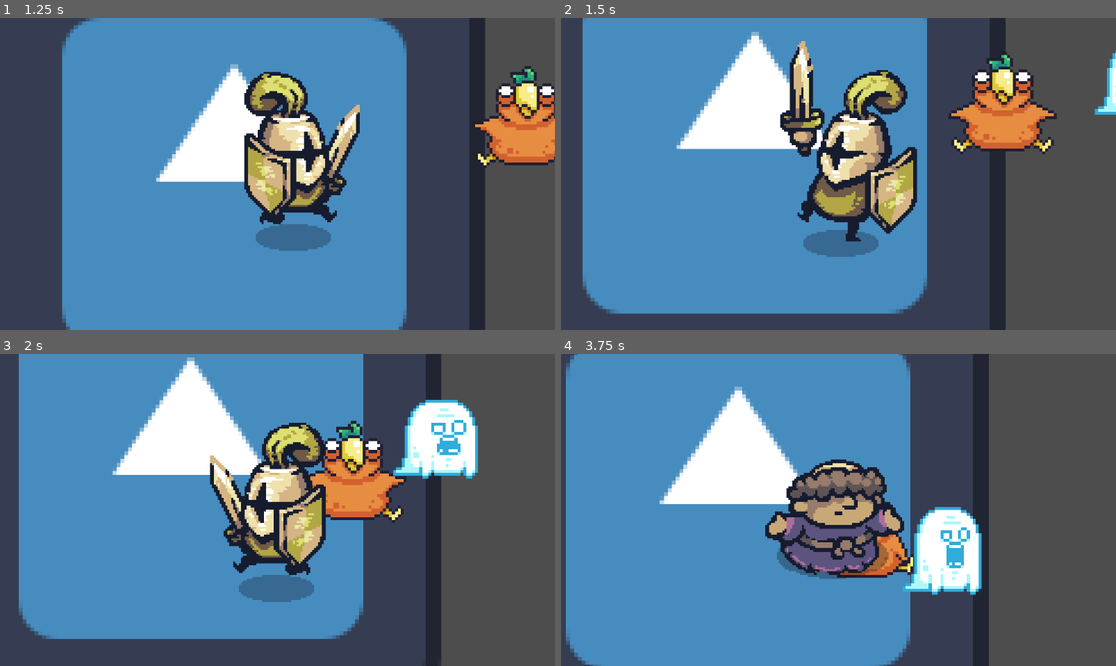
Above: before the commit, frames 1-4 (two rows, left to right).
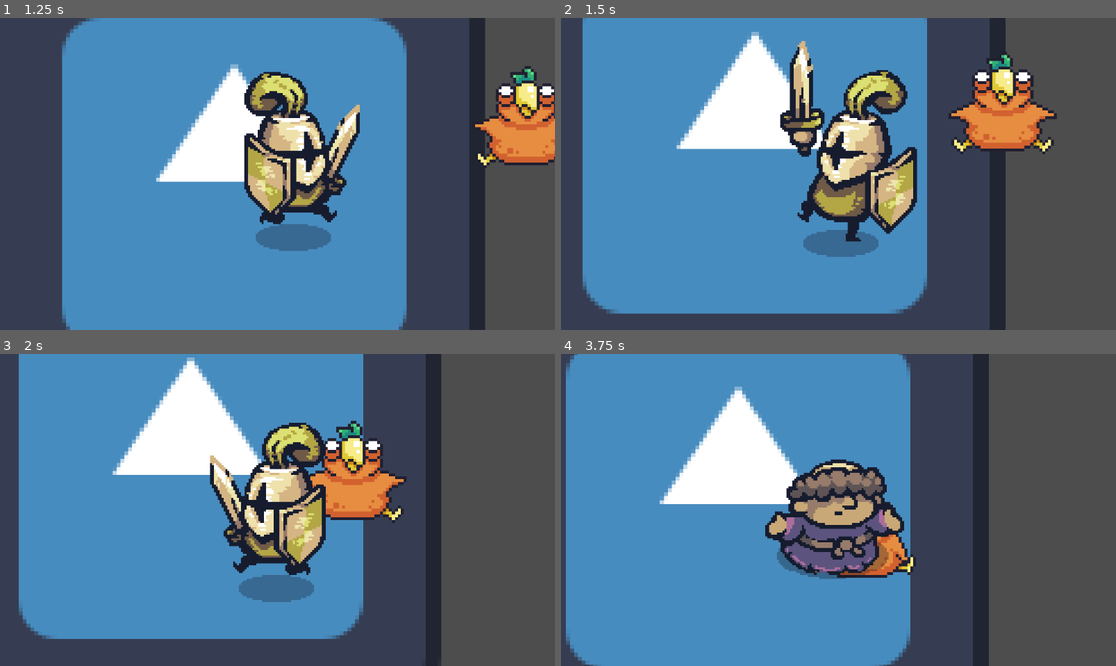
Above: after the commit, the same moments.

Repository: ccxavi/echoes
Game: Godot game, scene res://scenes/game.tscn
The game is run twice, just before and just after one commit, with the same random seed, the same clock (stepped at 60 frames per second) and the same inputs. The engine's default icon, where the game draws it, is replaced by a stand-in: a white triangle on a blue panel in a dark square.
Inputs (mouse positions are in pixels of both pictures, inside the frame that each line leads up to):
- Up to frame 1 (1.25 s): move the mouse to (399, 158) at 0.52 s; hold D (move_right) from 0.53 s (still down); click (399, 158) at 0.6 s
- Up to frame 2 (1.5 s): move the mouse to (727, 189) at 1.27 s; release D (move_right) at 1.28 s; hold S (move_down) from 1.28 s (still down); click (727, 189) at 1.35 s
- Up to frame 3 (2 s): keep holding S (move_down)
- Up to frame 4 (3.75 s): move the mouse to (894, 441) at 2.02 s; release S (move_down) at 2.03 s; hold D (move_right) 2.03-2.78 s; hold E (switch_next) 2.03-2.78 s; click (894, 441) at 2.3 s; move the mouse to (810, 572) at 2.77 s; hold W (move_up) 2.78-3.53 s; tap Q (switch_prev) at 2.85 s; click (810, 572) at 3.05 s; move the mouse to (1005, 556) at 3.52 s; hold A (move_left) from 3.53 s (still down); click (1005, 556) at 3.6 s

Frame 1 is identical in both runs. In frame 2, 0.4% of the frame differs, in the area x 96-100%, y 10-31%; in frame 3, 3.1%; in frame 4, 3.2%, in the area x 61-76%, y 48-78%.

Commit message:
feat: warrior basic attack, attack knockback and vfx

Diff:
--- a/scenes/character.tscn
+++ b/scenes/character.tscn
@@ -20,3 +20,11 @@
 autoplay = "idle"
 
 [node name="CollisionShape2D" type="CollisionShape2D" parent="."]
+
+[node name="WeaponPivot" type="Node2D" parent="."]
+
+[node name="AttackArea" type="Area2D" parent="WeaponPivot"]
+collision_layer = 7
+collision_mask = 7
+
+[node name="CollisionShape2D" type="CollisionShape2D" parent="WeaponPivot/AttackArea"]
--- a/scenes/characters/warrior.tscn
+++ b/scenes/characters/warrior.tscn
@@ -245,10 +245,21 @@
 radius = 37.0
 height = 74.0
 
+[sub_resource type="RectangleShape2D" id="RectangleShape2D_5oo6o"]
+size = Vector2(53.75, 49)
+
 [node name="character" instance=ExtResource("1_oi8ld")]
 
 [node name="main_sprite" parent="." index="0"]
 sprite_frames = SubResource("SpriteFrames_4kxua")
+animation = &"attack_side"
+frame = 5
+frame_progress = 1.0
 
 [node name="CollisionShape2D" parent="." index="1"]
 shape = SubResource("CapsuleShape2D_5oo6o")
+
+[node name="CollisionShape2D" parent="WeaponPivot/AttackArea" index="0"]
+position = Vector2(51, -6)
+shape = SubResource("RectangleShape2D_5oo6o")
+debug_color = Color(0.62906164, 0.52095544, 0.28727975, 0.41960785)
--- a/scenes/enemy.tscn
+++ b/scenes/enemy.tscn
@@ -1,17 +1,87 @@
-[gd_scene load_steps=4 format=3 uid="uid://ubd6545ym8aw"]
+[gd_scene load_steps=12 format=3 uid="uid://ubd6545ym8aw"]
 
 [ext_resource type="Script" uid="uid://ctjxlfrs606" path="res://scripts/enemy.gd" id="1_7p1mj"]
+[ext_resource type="Texture2D" uid="uid://8nnqpt2h12c" path="res://assets/effects/slash.png" id="2_md0e3"]
+[ext_resource type="Texture2D" uid="uid://8jwixdteculs" path="res://assets/effects/hit/3.png" id="3_4ra3w"]
+
+[sub_resource type="AtlasTexture" id="AtlasTexture_4ra3w"]
+atlas = ExtResource("2_md0e3")
+region = Rect2(0, 0, 32, 32)
+
+[sub_resource type="AtlasTexture" id="AtlasTexture_5uy6h"]
+atlas = ExtResource("2_md0e3")
+region = Rect2(32, 0, 32, 32)
+
+[sub_resource type="AtlasTexture" id="AtlasTexture_c4w8v"]
+atlas = ExtResource("2_md0e3")
+region = Rect2(64, 0, 32, 32)
+
+[sub_resource type="AtlasTexture" id="AtlasTexture_xwavj"]
+atlas = ExtResource("2_md0e3")
+region = Rect2(96, 0, 32, 32)
+
+[sub_resource type="AtlasTexture" id="AtlasTexture_nenq2"]
+atlas = ExtResource("2_md0e3")
+region = Rect2(128, 0, 32, 32)
+
+[sub_resource type="SpriteFrames" id="SpriteFrames_md484"]
+animations = [{
+"frames": [{
+"duration": 1.0,
+"texture": SubResource("AtlasTexture_4ra3w")
+}, {
+"duration": 1.0,
+"texture": SubResource("AtlasTexture_5uy6h")
+}, {
+"duration": 1.0,
+"texture": SubResource("AtlasTexture_c4w8v")
+}, {
+"duration": 1.0,
+"texture": SubResource("AtlasTexture_xwavj")
+}, {
+"duration": 1.0,
+"texture": SubResource("AtlasTexture_nenq2")
+}],
+"loop": false,
+"name": &"slash",
+"speed": 10.0
+}]
 
 [sub_resource type="SpriteFrames" id="SpriteFrames_8tegq"]
 
 [sub_resource type="CircleShape2D" id="CircleShape2D_7p1mj"]
 radius = 15.0
 
-[node name="Enemy" type="CharacterBody2D"]
+[node name="Enemy" type="CharacterBody2D" groups=["enemy"]]
 position = Vector2(34, 17)
 collision_layer = 2
 collision_mask = 2
 script = ExtResource("1_7p1mj")
+
+[node name="vfx" type="AnimatedSprite2D" parent="."]
+z_index = 20
+rotation = 0.7853982
+scale = Vector2(2, 1.871)
+sprite_frames = SubResource("SpriteFrames_md484")
+animation = &"slash"
+frame = 4
+frame_progress = 1.0
+
+[node name="HitParticles" type="CPUParticles2D" parent="."]
+emitting = false
+amount = 1
+texture = ExtResource("3_4ra3w")
+lifetime = 3.0
+one_shot = true
+explosiveness = 1.0
+randomness = 1.0
+emission_shape = 1
+emission_sphere_radius = 0.01
+gravity = Vector2(0, 0)
+initial_velocity_min = 50.0
+initial_velocity_max = 100.0
+scale_amount_min = 1.5
+scale_amount_max = 2.0
 
 [node name="AnimatedSprite2D" type="AnimatedSprite2D" parent="."]
 sprite_frames = SubResource("SpriteFrames_8tegq")
--- a/scripts/enemy.gd
+++ b/scripts/enemy.gd
@@ -1,73 +1,179 @@
 class_name Enemy extends CharacterBody2D
 
-@export var speed = 100.0           # Movement speed in pixels/sec
-@export var detection_range = 200.0 # Max distance to start chasing
-@export var stop_distance = 20.0    # buffer zone to stop before hitting player
+# --- CONFIGURATION ---
+@export_group("Movement")
+@export var speed = 100.0
+@export var separation_force = 50.0
 
-@export var separation_force = 50.0 # Strength of repulsion from other enemies
+@export_group("Combat")
+@export var max_hp = 30
+@export var damage = 10
+@export var attack_cooldown = 1.0
+@export var knockback_friction = 600.0
+@export var knockback_power = 400.0
 
+@export_group("AI")
+@export var detection_range = 200.0
+@export var stop_distance = 20.0
+@export var attack_windup_time = 0.8
+
+# --- STATE VARIABLES ---
+var hp = max_hp
+var can_attack = true
+var knockback_velocity = Vector2.ZERO
+
+# --- NODES ---
 @onready var animated_sprite_2d: AnimatedSprite2D = $AnimatedSprite2D
 @onready var hitbox: Area2D = $hitbox
+@onready var vfx: AnimatedSprite2D = $vfx
+# NEW: Reference the particles
+@onready var hit_particles: CPUParticles2D = $HitParticles
 
 func _ready():
+	hp = max_hp
+
+	# 1. SETUP VFX
+	vfx.visible = false # Start hidden
+	# Connect the signal so we know when the slash is done
+	if not vfx.animation_finished.is_connected(_on_vfx_finished):
+		vfx.animation_finished.connect(_on_vfx_finished)
+
+	# 2. SETUP HITBOX
 	if hitbox and not hitbox.body_entered.is_connected(_on_hitbox_body_entered):
 		hitbox.body_entered.connect(_on_hitbox_body_entered)
 
-func _physics_process(_delta: float) -> void:
-	# --- 1. FIND ACTIVE TARGET ---
-	var players = get_tree().get_nodes_in_group("player")
-	var target = null
+	# 3. SETUP PARTICLES
+	if hit_particles:
+		hit_particles.emitting = false
 
-	for p in players:
-		if p.visible:
-			target = p
-			break
+func _physics_process(delta: float) -> void:
+	# 1. KNOCKBACK PHYSICS
+	if knockback_velocity != Vector2.ZERO:
+		knockback_velocity = knockback_velocity.move_toward(Vector2.ZERO, knockback_friction * delta)
+		velocity = knockback_velocity
+		move_and_slide()
+		return
+
+	# 2. State Check
+	if not can_attack:
+		velocity = Vector2.ZERO
+		move_and_slide()
+		return
+
+	# 3. Find Target
+	var target = get_active_player()
 
 	if target == null:
-		velocity = Vector2.ZERO
-		move_and_slide()
-		play_anim("idle")
+		idle_behavior()
 		return
 
-	# --- 2. CALCULATE CHASE VELOCITY ---
+	# 4. Calculate Distance
+	var dist = global_position.distance_to(target.global_position)
+
+	# 5. Decide Action
+	if dist <= stop_distance:
+		velocity = Vector2.ZERO
+		play_anim("idle")
+		# start_attack_sequence()
+
+	elif dist < detection_range:
+		chase_target(target)
+	else:
+		idle_behavior()
+
+# --- MOVEMENT LOGIC ---
+func chase_target(target: Node2D):
 	var direction = global_position.direction_to(target.global_position)
-	var distance = global_position.distance_to(target.global_position)
-	var final_velocity = Vector2.ZERO
+	var final_velocity = direction * speed
+	final_velocity += get_separation_force()
 
-	if distance < detection_range and distance > stop_distance:
-		final_velocity = direction * speed
-		play_anim("run")
-	else:
-		play_anim("idle")
+	velocity = final_velocity
+	move_and_slide()
 
-	# --- 3. ADD SEPARATION (Anti-Stacking Logic) ---
-	# We push the enemy away from nearby allies so they don't blob up
-	var separation = Vector2.ZERO
+	play_anim("run")
+	face_direction(direction.x)
+
+func idle_behavior():
+	velocity = Vector2.ZERO
+	move_and_slide()
+	play_anim("idle")
+
+func get_separation_force() -> Vector2:
+	var force = Vector2.ZERO
 	var neighbors = get_tree().get_nodes_in_group("enemy")
-
 	for neighbor in neighbors:
-		# Don't check against self, and only check close neighbors (e.g. within 30px)
 		if neighbor != self and global_position.distance_to(neighbor.global_position) < 30:
 			var push_dir = (global_position - neighbor.global_position).normalized()
-			separation += push_dir * separation_force
+			force += push_dir * separation_force
+	return force
 
-	# Combine chase movement + separation push
-	velocity = final_velocity + separation
+func face_direction(dir_x: float):
+	if dir_x < 0: animated_sprite_2d.flip_h = true
+	elif dir_x > 0: animated_sprite_2d.flip_h = false
 
-	# --- 4. FACE THE PLAYER ---
-	if direction.x < 0:
-		animated_sprite_2d.flip_h = true
-	elif direction.x > 0:
-		animated_sprite_2d.flip_h = false
+# --- COMBAT LOGIC ---
+func take_damage(amount: int, source_pos: Vector2 = Vector2.ZERO):
+	hp -= amount
+	print(name + " Hit! HP: " + str(hp))
 
-	# --- 5. APPLY PHYSICS ---
-	move_and_slide()
+	# --- VFX LOGIC ---
+	vfx.visible = true
+	vfx.frame = 0 # Force restart from beginning
+	vfx.play("slash")
 
-# --- HITBOX DETECTION ---
-func _on_hitbox_body_entered(body: Node2D):
-	if body.is_in_group("player"):
-		print("Collide! Player passed through me.")
+	# --- EXISTING KNOCKBACK LOGIC ---
+	if source_pos != Vector2.ZERO:
+		var knockback_dir = (global_position - source_pos).normalized()
+		knockback_velocity = knockback_dir * knockback_power
+
+		# Removed particle rotation to keep dust static
+		if hit_particles: hit_particles.rotation = knockback_dir.angle()
+
+	# --- PAIN ANIMATION ---
+	modulate = Color(10, 10, 10)
+	var tween = create_tween()
+	tween.tween_property(self, "modulate", Color.WHITE, 0.2)
+
+	# --- PARTICLES ---
+	if hit_particles:
+		hit_particles.restart()
+		hit_particles.emitting = true
+
+	if hp <= 0:
+		die()
+
+func start_attack_sequence():
+	can_attack = false
+	play_anim("attack")
+	await get_tree().create_timer(attack_windup_time).timeout
+
+	var bodies = hitbox.get_overlapping_bodies()
+	for body in bodies:
+		if body.is_in_group("player") and body.has_method("take_damage"):
+			body.take_damage(damage, global_position)
+
+	await animated_sprite_2d.animation_finished
+	play_anim("idle")
+	await get_tree().create_timer(attack_cooldown).timeout
+	can_attack = true
+
+func die():
+	queue_free()
+
+# --- HELPERS ---
+func get_active_player() -> Node2D:
+	var players = get_tree().get_nodes_in_group("player")
+	for p in players:
+		if p.visible: return p
+	return null
 
 func play_anim(anim_name: String):
 	if animated_sprite_2d.sprite_frames.has_animation(anim_name):
 		animated_sprite_2d.play(anim_name)
+
+func _on_hitbox_body_entered(_body):
+	pass
+
+func _on_vfx_finished():
+	# Hide the sprite immediately when animation ends
+	vfx.visible = false
--- a/scripts/player.gd
+++ b/scripts/player.gd
@@ -3,40 +3,41 @@
 @export var speed = 300.0
 @onready var animated_sprite_2d: AnimatedSprite2D = $main_sprite
 
-# Only used for Combat now. Switching is handled by PartyManager disabling us.
+# NEW: Reference the Attack Area
+@onready var weapon_pivot: Node2D = $WeaponPivot
+@onready var attack_area: Area2D = $WeaponPivot/AttackArea
+
 var is_attacking = false
 
 func _ready():
 	animated_sprite_2d.animation_finished.connect(_on_animation_finished)
 
 func _physics_process(_delta):
-	# 1. PRIORITY CHECK: If attacking, don't move
 	if is_attacking:
 		return
 
-	# 2. ATTACK INPUT
-	if Input.is_action_just_pressed("attack"):
-		start_attack()
-		return
-
-	# 3. MOVEMENT
+	# --- MOVEMENT & FACING ---
 	var direction = Input.get_vector("move_left", "move_right", "move_up", "move_down")
 	velocity = direction * speed
 
-	# 4. FACING
 	var mouse_pos = get_global_mouse_position()
+
+	# Flip sprite based on mouse
 	if mouse_pos.x < global_position.x:
 		animated_sprite_2d.flip_h = true
 	else:
 		animated_sprite_2d.flip_h = false
 
-	# 5. ANIMATION
+	# Animation
 	if direction != Vector2.ZERO:
 		play_anim("run")
 	else:
 		play_anim("idle")
 
-	# 6. PHYSICS
+	# Attack Input
+	if Input.is_action_just_pressed("attack"):
+		start_attack()
+
 	move_and_slide()
 
 func play_anim(anim_name: String):
@@ -50,6 +51,11 @@
 	var mouse_pos = get_global_mouse_position()
 	var diff = mouse_pos - global_position
 
+	# --- 1. ROTATE HITBOX ---
+	# We point the pivot at the mouse so the hitbox faces the right way
+	weapon_pivot.look_at(mouse_pos)
+
+	# --- 2. PLAY ANIMATION ---
 	if abs(diff.y) > abs(diff.x):
 		if diff.y < 0: play_anim("attack_up")
 		else: play_anim("attack_down")
@@ -57,8 +63,18 @@
 		play_anim("attack_side")
 		animated_sprite_2d.flip_h = (diff.x < 0)
 
+	# --- 3. DELAY FOR IMPACT ---
+	# Wait 0.2 seconds (or however long until your sword swings down)
+	await get_tree().create_timer(0.2).timeout
+
+	# --- 4. DETECT ENEMIES ---
+	# Get everything currently inside the AttackArea
+	var bodies = attack_area.get_overlapping_bodies()
+
+	for body in bodies:
+		if body.is_in_group("enemy"):
+			body.take_damage(1, global_position)
+
 func _on_animation_finished():
-	# Only unlock if we were attacking.
-	# (Movement anims like 'run' don't lock us, so we don't care about them finishing)
 	if animated_sprite_2d.animation in ["attack_side", "attack_up", "attack_down"]:
 		is_attacking = false
Binary file added: assets/effects/hit/0.png
Not shown, added: assets/effects/hit/0.png.import
Binary file added: assets/effects/hit/1.png
Not shown, added: assets/effects/hit/1.png.import
Binary file added: assets/effects/hit/2.png
Not shown, added: assets/effects/hit/2.png.import
Binary file added: assets/effects/hit/3.png
Not shown, added: assets/effects/hit/3.png.import
Binary file added: assets/effects/hit/4.png
Not shown, added: assets/effects/hit/4.png.import
Binary file added: assets/effects/hit/5.png
Not shown, added: assets/effects/hit/5.png.import
(and 6 more such lines)
